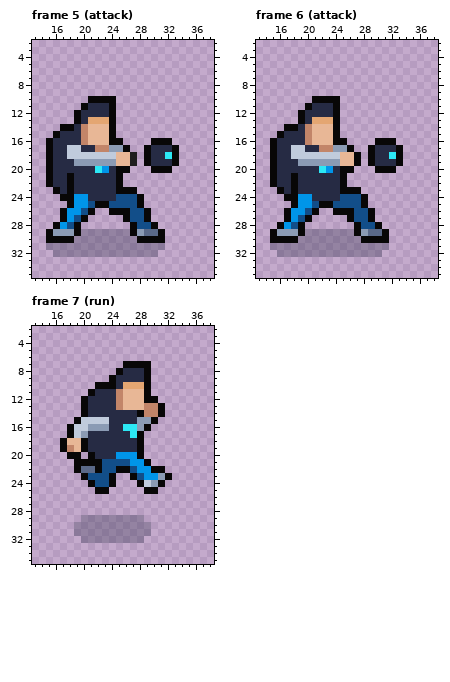
Pixel-art file -- src/art/player_animation.aseprite. The picture above was drawn from the file before the commit.
70x40 pixels, 14 frames. Pixels under 10% opacity are left out. Colours within 5 levels of each other are drawn and written as one. Shown: frame 5 (attack): x 13..38, y 2..35; frame 6 (attack): x 13..38, y 2..35; frame 7 (run): x 13..38, y 2..35. The commit also changed other frames, which this record leaves out.
The result:
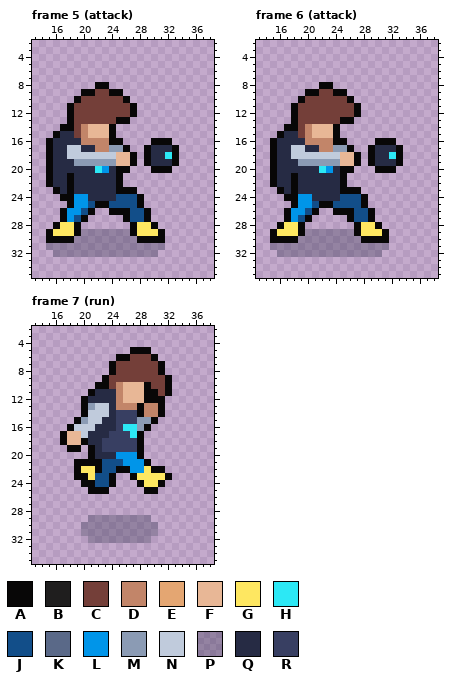
Palette (. is transparent): A #080707  B #1f1e1e  C #743f39  D #c28569  E #e4a672  F #e8b796  G #fee761  H #2ce8f5  J #124e89  K #5a6988  L #0095e9  M #8b9bb4  N #c0cbdc  P #262b444e  Q #262b44  R #383f62
The edit:
layer "attack_energy_ring" now hidden
Changed rows in their new state; - is an unchanged pixel.
Frame 5 (attack):
first column x 18:
 8 ----AA----
 9 --AACCAA--
10 -ACCCCCCA-
11 ACCCCCCCCA
12 ACCCCCCCCA
13 ACCCCCCAA-
14 -C--------
15 -C--------
16 ---DDD----
18 ---------A
19 ---------A
first column x 16:
28 -GG---------GG-
29 GGG---------GGG
Frame 6 (attack), layer "main":
first column x 18:
 8 ----AA----
 9 --AACCAA--
10 -ACCCCCCA-
11 ACCCCCCCCA
12 ACCCCCCCCA
13 ACCCCCCAA-
14 -C--------
15 -C--------
16 ---DDD----
first column x 16:
28 -GG---------GG-
29 GGG---------GGG
Frame 7 (run), layers "main", "shadow":
first column x 17:
 5 ----------AAA---
 6 --------AACCCA--
 7 -------ACCCCCCA-
 8 -------ACCCCCCA-
 9 ------ACCCCCCCCA
10 -------CDFFF-CCA
11 -------------ACA
12 --------------A-
13 ----MNN--DDA----
14 ----NNN-RRR-----
15 ---M--Q-RRR-----
16 ----NQQ-R-------
17 AFFN---RRR------
18 ------RRRRR-----
19 .AA.A-RRRRR-----
20 -..-------------
21 ---------L------
22 ---GG-----L-G---
23 --A-G------GGGG-
24 ---A--------GG--
25 ----A-----------
first column x 19:
29 -.--------P-
30 .----------P
31 .----------P
32 -.--------P-
